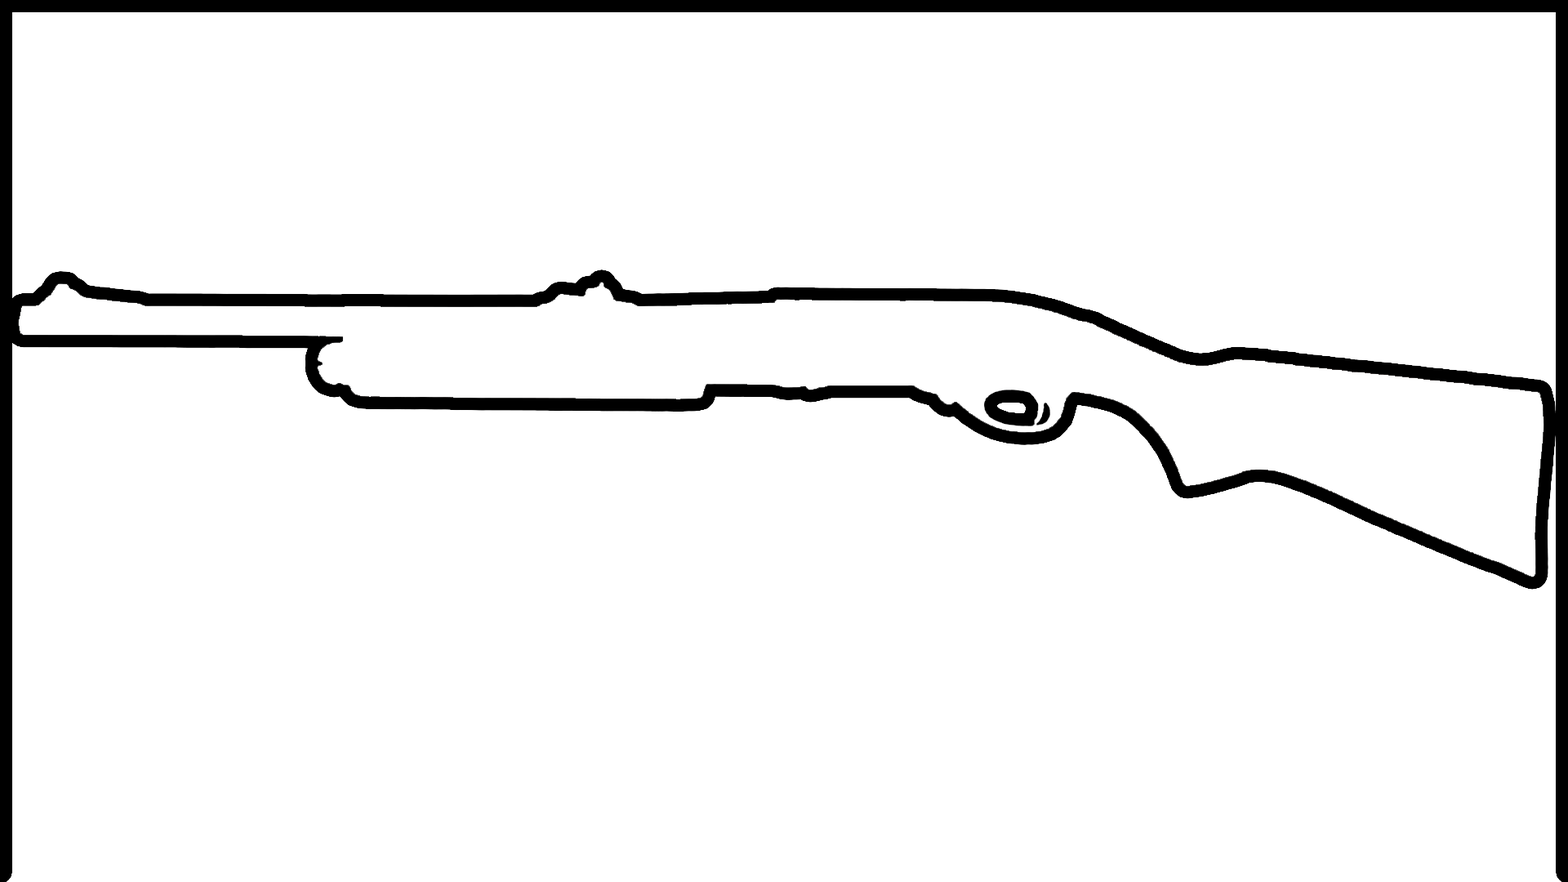
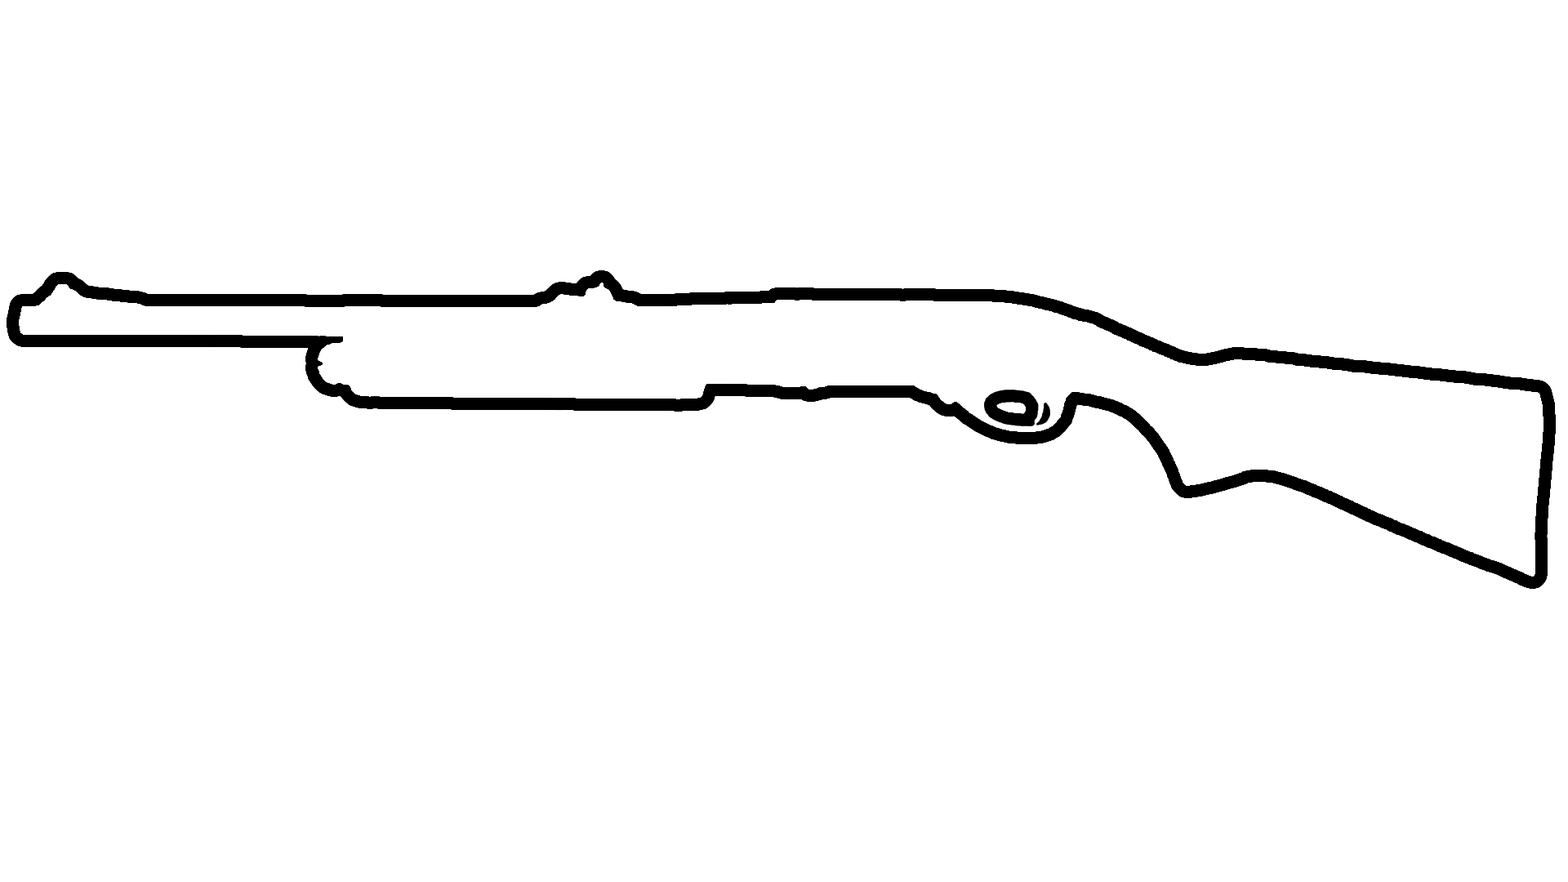
Comparing the layer stacks of the two 1568×882 images. Changes:
painted on "Camada 3" over [17, 281, 1545, 578]